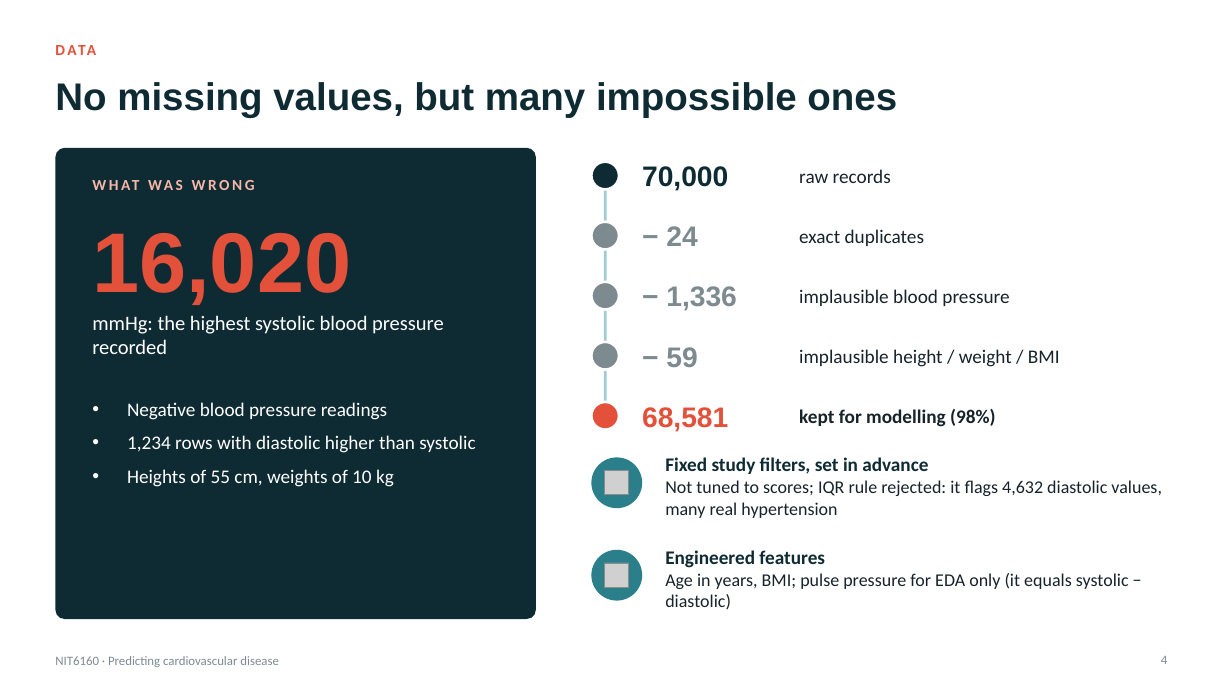
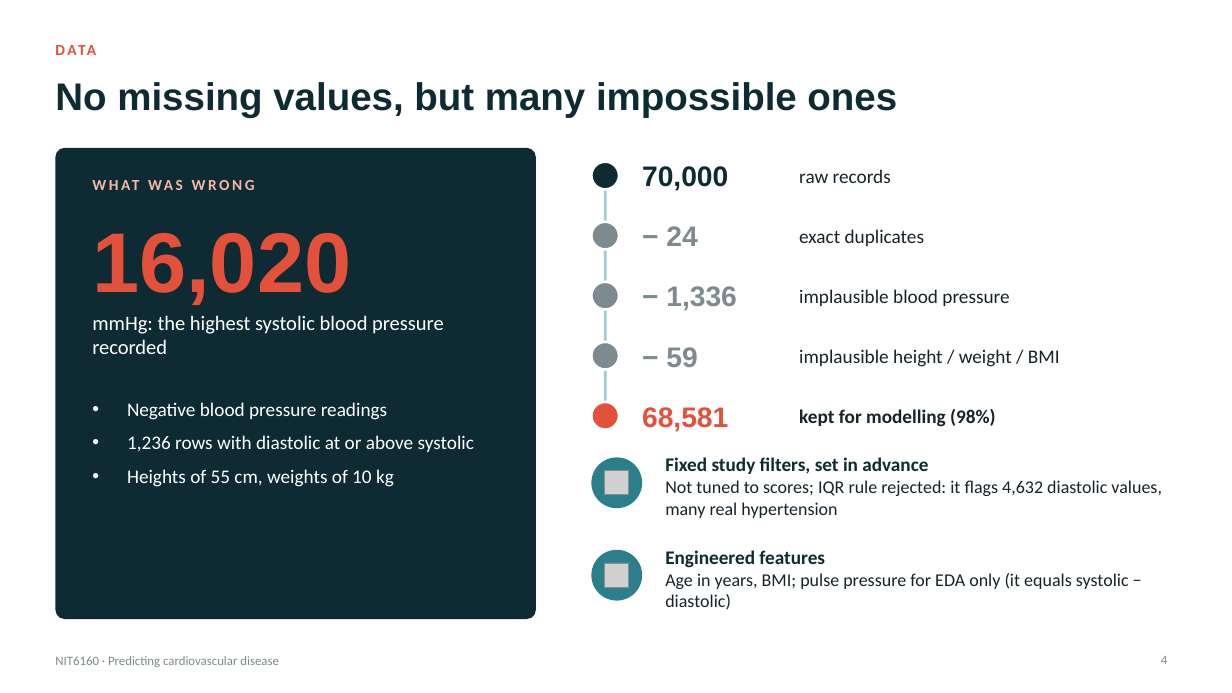
Before and after one commit to sunil-9/data-warehouse, a slide deck: slide 4 of NIT6160_Cardio_Project_Presentation.pptx. Drawn at 1232x693 pixels with LibreOffice and Linux fonts; fonts in the diff are those of the drawing; grey boxes stand for pictures. Boxes give left, top, right and bottom in pixels: in the first picture for what was removed or moved away, otherwise in the second. Text is boxed around its words. In the diff, an @@ line names an element or a change of style, - is before the commit and + after.

Commit message:
Update Jupyter Notebook with new execution timestamps, add prevalence tables, and adjust execution counts; modify presentation and report files for consistency; fix typo in build_deck.js regarding diastolic blood pressure readings.

```diff
--- a/NIT6160_Cardio_Project_Presentation.pptx
+++ b/NIT6160_Cardio_Project_Presentation.pptx
@@ text at [127,435,474,452]: text changed @@
-• 1,234 rows with diastolic higher than systolic
+• 1,236 rows with diastolic at or above systolic
```
Also in this commit, not shown: 3 other files.
